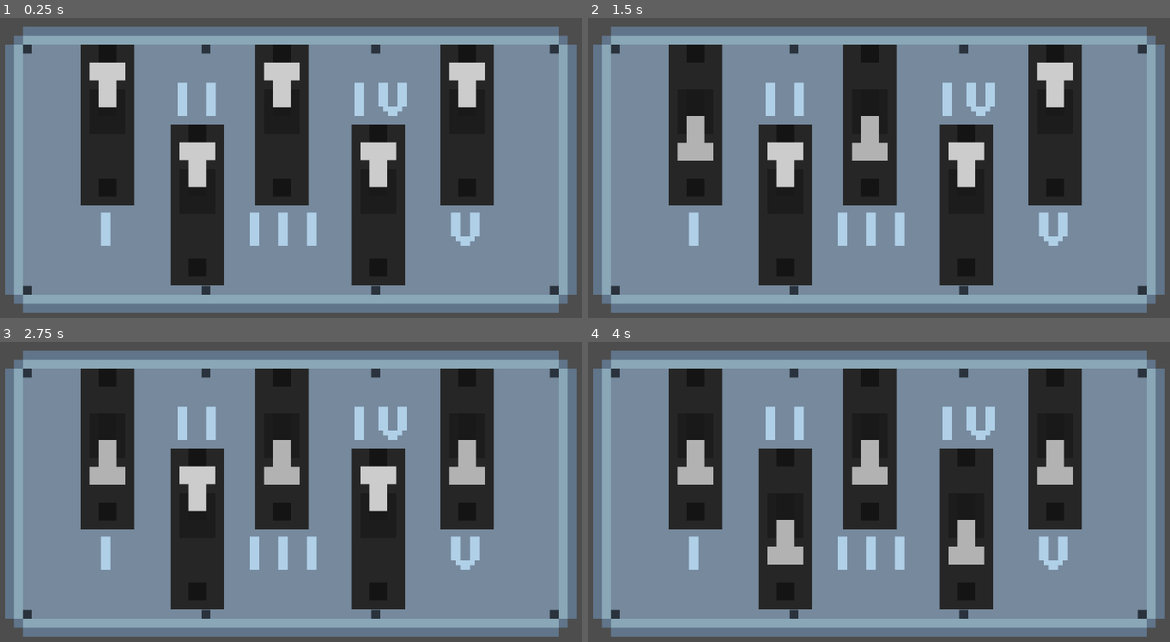
Above: before the commit, frames 1-4 (two rows, left to right).
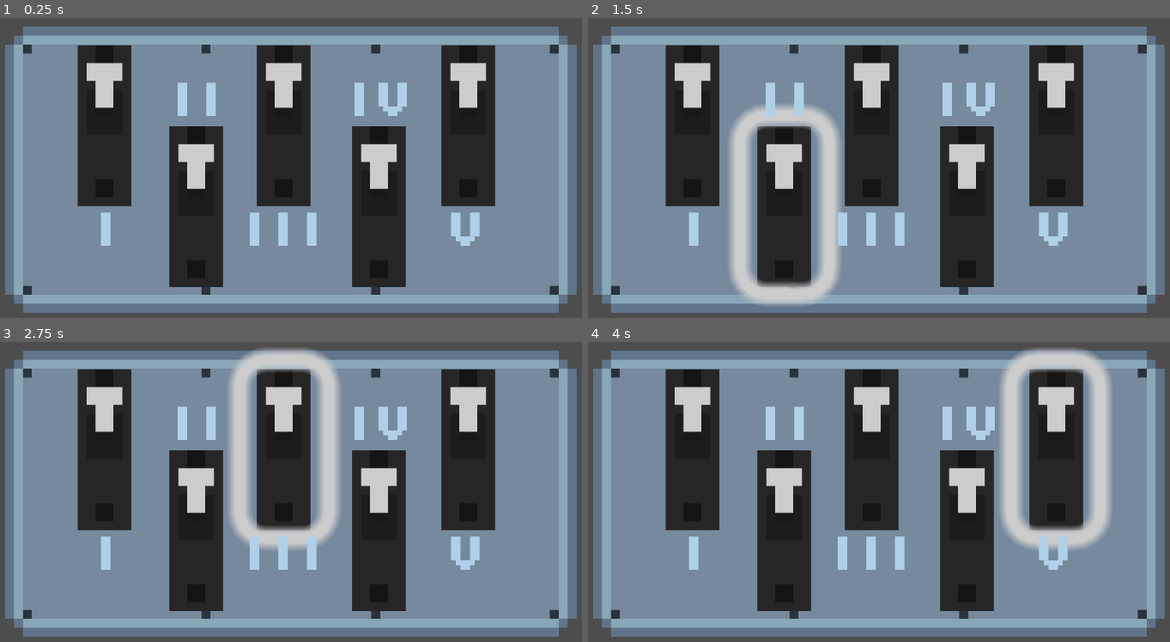
Above: after the commit, the same moments.

Repository: F-Yuksel/I2VGM-assignment3
Game: Godot game, scene res://Scenes/breakers_window.tscn
Same seed, same stepped clock (60 frames per second), same inputs: the game is played once before the commit and once after it. This scene is started directly instead of the project's main scene.
Inputs (mouse positions are in pixels of both pictures, inside the frame that each line leads up to; where the layout moved, square brackets give the same spot in the first picture):
- Up to frame 1 (0.25 s): no input
- Up to frame 2 (1.5 s): click (692, 126) at 0.5 s; click (785, 204) [867, 126] at 1.25 s
- Up to frame 3 (2.75 s): click (285, 450) [465, 450] at 2 s
- Up to frame 4 (4 s): click (966, 528) [785, 528] at 2.75 s; click (1053, 450) [966, 528] at 3.5 s

The runs differ from the first frame. In frame 1, 2.9% of the frame differs, in the area x 13-86%, y 8-90%; in frame 2, 11%; in frame 3, 12%; in frame 4, 15%, in the area x 13-90%, y 2-90%.

Commit message:
Basis voor Breakers level. TODO: Level inrichten

Diff:
--- /dev/null
+++ b/itvgm-a3/Scenes/breakers_panel.tscn
@@ -0,0 +1,21 @@
+[gd_scene load_steps=4 format=3 uid="uid://xggq2g2g4nt5"]
+
+[ext_resource type="Texture2D" uid="uid://bhjfk88y6ww4t" path="res://Imports/panel_sprite.png" id="1_7xkrj"]
+[ext_resource type="Script" path="res://Scripts/breakers_panel.gd" id="1_fpg1i"]
+
+[sub_resource type="RectangleShape2D" id="RectangleShape2D_ij33d"]
+size = Vector2(32, 32)
+
+[node name="breakers_panel" type="Area2D"]
+script = ExtResource("1_fpg1i")
+
+[node name="Sprite2D" type="Sprite2D" parent="."]
+texture_filter = 1
+texture = ExtResource("1_7xkrj")
+
+[node name="CollisionShape2D" type="CollisionShape2D" parent="."]
+shape = SubResource("RectangleShape2D_ij33d")
+debug_color = Color(0.174948, 0.516156, 1, 0.42)
+
+[connection signal="body_entered" from="." to="." method="_on_body_entered"]
+[connection signal="body_exited" from="." to="." method="_on_body_exited"]
--- a/itvgm-a3/Scenes/breakers_window.tscn
+++ b/itvgm-a3/Scenes/breakers_window.tscn
@@ -1,10 +1,37 @@
-[gd_scene load_steps=6 format=3 uid="uid://cteki12r31nso"]
+[gd_scene load_steps=9 format=3 uid="uid://cteki12r31nso"]
 
 [ext_resource type="Texture2D" uid="uid://x23ap58mpgkr" path="res://Imports/panel_backside.png" id="1_38mqu"]
 [ext_resource type="Script" path="res://Scripts/breakerlogic.gd" id="1_co37h"]
 [ext_resource type="Texture2D" uid="uid://biypbigxv0d68" path="res://Imports/breaker_off.png" id="2_vgqt2"]
 [ext_resource type="FontFile" uid="uid://c2b6fpv0enkov" path="res://Imports/Fonts/PixelOperator8-Bold.ttf" id="4_kp3do"]
 [ext_resource type="Texture2D" uid="uid://c7f6h5ut18ebm" path="res://Imports/breaker_on.png" id="4_q4024"]
+
+[sub_resource type="AtlasTexture" id="AtlasTexture_rdtvj"]
+atlas = ExtResource("2_vgqt2")
+region = Rect2(0, 0, 6, 18)
+
+[sub_resource type="AtlasTexture" id="AtlasTexture_vrvn3"]
+atlas = ExtResource("4_q4024")
+region = Rect2(0, 0, 6, 18)
+
+[sub_resource type="SpriteFrames" id="SpriteFrames_be8tw"]
+animations = [{
+"frames": [{
+"duration": 1.0,
+"texture": SubResource("AtlasTexture_rdtvj")
+}],
+"loop": true,
+"name": &"off",
+"speed": 5.0
+}, {
+"frames": [{
+"duration": 1.0,
+"texture": SubResource("AtlasTexture_vrvn3")
+}],
+"loop": true,
+"name": &"on",
+"speed": 5.0
+}]
 
 [node name="BreakersWindow" type="Control"]
 layout_mode = 3
@@ -19,61 +46,99 @@
 scale = Vector2(15, 15)
 texture = ExtResource("1_38mqu")
 
-[node name="Button1" type="TextureButton" parent="."]
+[node name="Animations" type="Node" parent="."]
+
+[node name="button1_anim" type="AnimatedSprite2D" parent="Animations"]
 texture_filter = 1
-layout_mode = 0
-offset_left = 222.0
+position = Vector2(262, 250)
+scale = Vector2(15, 15)
+sprite_frames = SubResource("SpriteFrames_be8tw")
+animation = &"off"
+autoplay = "off"
+
+[node name="button2_anim" type="AnimatedSprite2D" parent="Animations"]
+texture_filter = 1
+position = Vector2(416, 386)
+scale = Vector2(15, 15)
+sprite_frames = SubResource("SpriteFrames_be8tw")
+animation = &"off"
+autoplay = "off"
+
+[node name="button3_anim" type="AnimatedSprite2D" parent="Animations"]
+texture_filter = 1
+position = Vector2(563, 250)
+scale = Vector2(15, 15)
+sprite_frames = SubResource("SpriteFrames_be8tw")
+animation = &"off"
+autoplay = "off"
+
+[node name="button4_anim" type="AnimatedSprite2D" parent="Animations"]
+texture_filter = 1
+position = Vector2(723, 386)
+scale = Vector2(15, 15)
+sprite_frames = SubResource("SpriteFrames_be8tw")
+animation = &"off"
+autoplay = "off"
+
+[node name="button5_anim" type="AnimatedSprite2D" parent="Animations"]
+texture_filter = 1
+position = Vector2(873, 250)
+scale = Vector2(15, 15)
+sprite_frames = SubResource("SpriteFrames_be8tw")
+animation = &"off"
+autoplay = "off"
+
+[node name="Buttons" type="Node" parent="."]
+
+[node name="Button1" type="Button" parent="Buttons"]
+texture_filter = 1
+offset_left = 204.0
 offset_top = 114.0
-offset_right = 228.0
+offset_right = 212.0
 offset_bottom = 132.0
 scale = Vector2(15, 15)
 toggle_mode = true
-texture_normal = ExtResource("2_vgqt2")
-texture_pressed = ExtResource("4_q4024")
+flat = true
 
-[node name="Button2" type="TextureButton" parent="."]
+[node name="Button2" type="Button" parent="Buttons"]
 texture_filter = 1
-offset_left = 515.0
+offset_left = 357.0
+offset_top = 248.0
+offset_right = 365.0
+offset_bottom = 266.0
+scale = Vector2(15, 15)
+toggle_mode = true
+flat = true
+
+[node name="Button3" type="Button" parent="Buttons"]
+texture_filter = 1
+offset_left = 504.0
 offset_top = 114.0
-offset_right = 521.0
+offset_right = 512.0
 offset_bottom = 132.0
 scale = Vector2(15, 15)
 toggle_mode = true
-texture_normal = ExtResource("2_vgqt2")
-texture_pressed = ExtResource("4_q4024")
+flat = true
 
-[node name="Button3" type="TextureButton" parent="."]
+[node name="Button4" type="Button" parent="Buttons"]
 texture_filter = 1
-offset_left = 826.0
+offset_left = 661.0
+offset_top = 248.0
+offset_right = 669.0
+offset_bottom = 266.0
+scale = Vector2(15, 15)
+toggle_mode = true
+flat = true
+
+[node name="Button5" type="Button" parent="Buttons"]
+texture_filter = 1
+offset_left = 812.0
 offset_top = 114.0
-offset_right = 832.0
+offset_right = 820.0
 offset_bottom = 132.0
 scale = Vector2(15, 15)
 toggle_mode = true
-texture_normal = ExtResource("2_vgqt2")
-texture_pressed = ExtResource("4_q4024")
-
-[node name="Button4" type="TextureButton" parent="."]
-texture_filter = 1
-offset_left = 373.0
-offset_top = 248.0
-offset_right = 379.0
-offset_bottom = 266.0
-scale = Vector2(15, 15)
-toggle_mode = true
-texture_normal = ExtResource("2_vgqt2")
-texture_pressed = ExtResource("4_q4024")
-
-[node name="Button5" type="TextureButton" parent="."]
-texture_filter = 1
-offset_left = 677.0
-offset_top = 248.0
-offset_right = 683.0
-offset_bottom = 266.0
-scale = Vector2(15, 15)
-toggle_mode = true
-texture_normal = ExtResource("2_vgqt2")
-texture_pressed = ExtResource("4_q4024")
+flat = true
 
 [node name="Numbering" type="Node" parent="."]
 
@@ -127,4 +192,8 @@
 theme_override_font_sizes/font_size = 64
 text = "V"
 
-[connection signal="toggled" from="Button1" to="breakerlogic" method="_on_button_1_toggled"]
+[connection signal="toggled" from="Buttons/Button1" to="breakerlogic" method="_on_button_1_toggled"]
+[connection signal="toggled" from="Buttons/Button2" to="breakerlogic" method="_on_button_2_toggled"]
+[connection signal="toggled" from="Buttons/Button3" to="breakerlogic" method="_on_button_3_toggled"]
+[connection signal="toggled" from="Buttons/Button4" to="breakerlogic" method="_on_button_4_toggled"]
+[connection signal="toggled" from="Buttons/Button5" to="breakerlogic" method="_on_button_5_toggled"]
--- a/itvgm-a3/Scenes/interactable_panel.tscn
+++ /dev/null
@@ -1,16 +0,0 @@
-[gd_scene load_steps=3 format=3 uid="uid://xggq2g2g4nt5"]
-
-[ext_resource type="Texture2D" uid="uid://bhjfk88y6ww4t" path="res://Imports/panel_sprite.png" id="1_mbx4b"]
-
-[sub_resource type="RectangleShape2D" id="RectangleShape2D_ij33d"]
-size = Vector2(32, 32)
-
-[node name="Interactable_Panel" type="Area2D"]
-
-[node name="Sprite2D" type="Sprite2D" parent="."]
-texture_filter = 1
-texture = ExtResource("1_mbx4b")
-
-[node name="CollisionShape2D" type="CollisionShape2D" parent="."]
-shape = SubResource("RectangleShape2D_ij33d")
-debug_color = Color(0.174948, 0.516156, 1, 0.42)
--- a/itvgm-a3/Scripts/breakerlogic.gd
+++ b/itvgm-a3/Scripts/breakerlogic.gd
@@ -1,5 +1,19 @@
 extends Node
 # BREAKER SEQUENCE: 4-3-5-1-2
+# Tracks sequence progress
+var seq_tracker = 0
+
+@onready var button_1: Button = $"../Buttons/Button1"
+@onready var button_2: Button = $"../Buttons/Button2"
+@onready var button_3: Button = $"../Buttons/Button3"
+@onready var button_4: Button = $"../Buttons/Button4"
+@onready var button_5: Button = $"../Buttons/Button5"
+
+@onready var button_1_anim: AnimatedSprite2D = $"../Animations/button1_anim"
+@onready var button_2_anim: AnimatedSprite2D = $"../Animations/button2_anim"
+@onready var button_3_anim: AnimatedSprite2D = $"../Animations/button3_anim"
+@onready var button_4_anim: AnimatedSprite2D = $"../Animations/button4_anim"
+@onready var button_5_anim: AnimatedSprite2D = $"../Animations/button5_anim"
 
 # Called when the node enters the scene tree for the first time.
 func _ready() -> void:
@@ -11,5 +25,81 @@
 	pass
 
 
+func reset_buttons():
+	# Sets all buttons back to default
+	button_1.disabled = false
+	button_1.set_pressed(false)
+	button_1_anim.play("off")
+
+	button_2.disabled = false
+	button_2_anim.play("off")
+	button_2.set_pressed(false)
+
+	button_3.disabled = false
+	button_3_anim.play("off")
+	button_3.set_pressed(false)
+
+	button_4.disabled = false
+	button_4_anim.play("off")
+	button_4.set_pressed(false)
+
+	button_5.disabled = false
+	button_5_anim.play("off")
+	button_5.set_pressed(false)
+
+	# Reset the sequence tracker
+	seq_tracker = 0
+
 func _on_button_1_toggled(toggled_on: bool) -> void:
-	pass # Replace with function body.
+	# On correct sequence
+	if seq_tracker == 3:
+		# Disable button
+		button_1.disabled = true
+		button_1_anim.play("on")
+		seq_tracker += 1
+	else:
+		reset_buttons()
+
+
+func _on_button_2_toggled(toggled_on: bool) -> void:
+	# On correct sequence
+	if seq_tracker == 4:
+		# Disable button
+		button_2.disabled = true
+		button_2_anim.play("on")
+		print("Solved!")
+	else:
+		reset_buttons()
+
+
+func _on_button_3_toggled(toggled_on: bool) -> void:
+	# On correct sequence
+	if seq_tracker == 1:
+		# Disable button
+		button_3.disabled = true
+		button_3_anim.play("on")
+		seq_tracker += 1
+	else:
+		reset_buttons()
+
+
+func _on_button_4_toggled(toggled_on: bool) -> void:
+	# On correct sequence
+	if seq_tracker == 0:
+		# Disable button
+		button_4.disabled = true
+		button_4_anim.play("on")
+		seq_tracker += 1
+	else:
+		reset_buttons()
+
+
+func _on_button_5_toggled(toggled_on: bool) -> void:
+	# On correct sequence
+	if seq_tracker == 2:
+		# Disable button
+		button_5.disabled = true
+		button_5_anim.play("on")
+		seq_tracker += 1
+	else:
+		reset_buttons()
--- /dev/null
+++ b/itvgm-a3/Scripts/breakers_panel.gd
@@ -0,0 +1,23 @@
+extends Area2D
+
+var interactable = false
+
+# Called when the node enters the scene tree for the first time.
+func _ready() -> void:
+	pass # Replace with function body.
+
+
+# Called every frame. 'delta' is the elapsed time since the previous frame.
+func _process(delta: float) -> void:
+	if interactable and Input.is_action_just_pressed("Interact"):
+		pass
+
+
+func _on_body_entered(body: Node2D) -> void:
+	if "Player" in body.name:
+		interactable = true
+
+
+func _on_body_exited(body: Node2D) -> void:
+	if "Player" in body.name:
+		interactable = false
